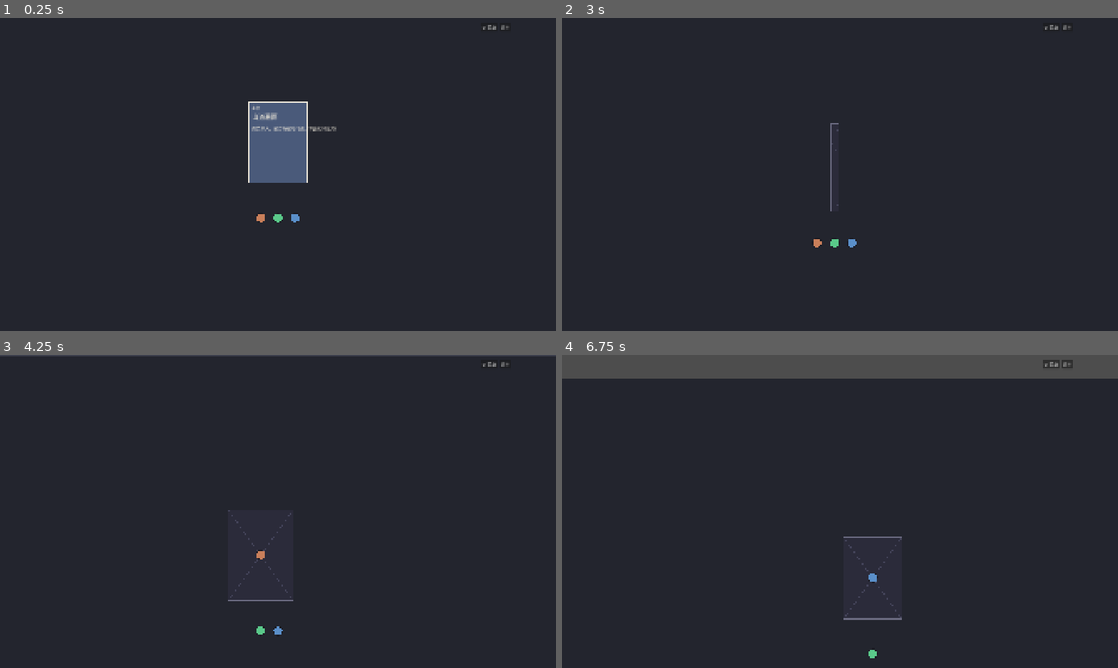
Above: before the commit, frames 1-4 (two rows, left to right).
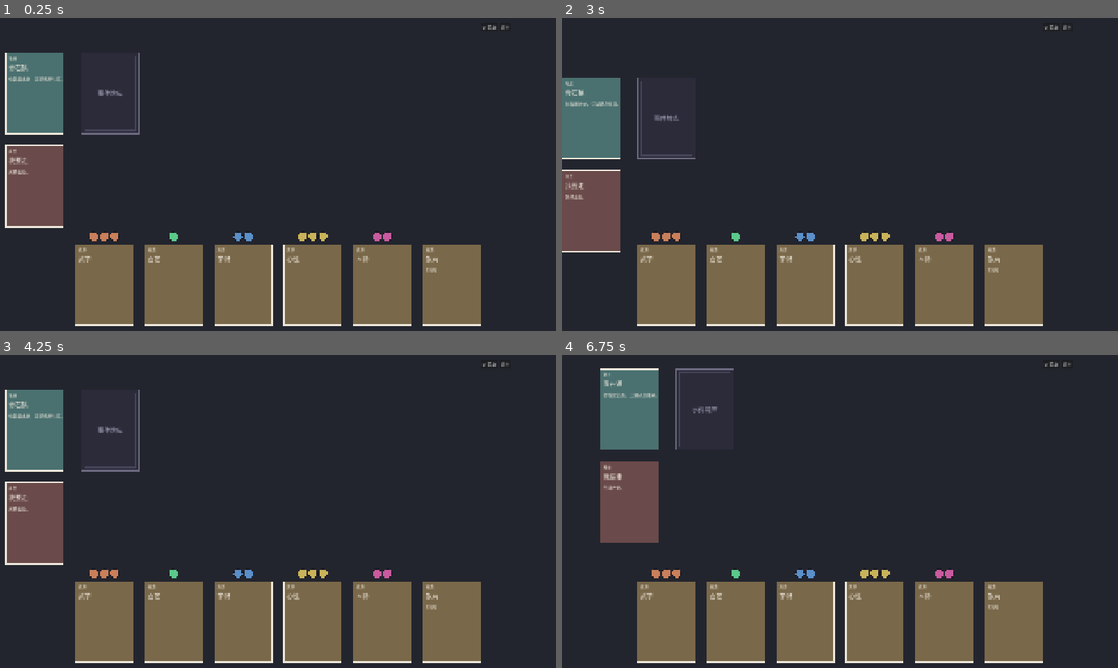
Above: after the commit, the same moments.

Repository: lwbiuchsjk/zhengdao-cards
Game: Godot game, scene res://card_table.tscn
Same seed, same stepped clock (60 frames per second), same inputs: the game is played once before the commit and once after it.
Inputs (mouse positions are in pixels of both pictures, inside the frame that each line leads up to):
- Up to frame 1 (0.25 s): no input
- Up to frame 2 (3 s): click "⚙ 菜单" at 0.5 s; click "⚙ 菜单" at 1.25 s; click "⚙ 菜单" at 2 s; tap Enter at 2.75 s; drag from (840, 143) to (823, 218) at 2.77 s
- Up to frame 3 (4.25 s): tap Space at 3.5 s; drag from (244, 630) to (261, 555) at 3.52 s
- Up to frame 4 (6.75 s): tap Enter at 4.25, 5.75 s; move the mouse to (823, 630) at 4.27 s; click (823, 630) at 4.42 s; tap Space at 5, 6.5 s; drag from (840, 630) to (823, 555) at 5.02 s; move the mouse to (1006, 558) at 5.77 s; click (1006, 558) at 5.92 s; drag from (673, 464) to (823, 630) at 6.52 s

The runs differ from the first frame. In frame 1, 26% of the frame differs, in the area x 0-87%, y 11-99%; in frame 2, 23%; in frame 3, 23%; in frame 4, 30%, in the area x 0-100%, y 0-99%.

Commit message:
feat: Line A 前端骨架 S2 — 锚点簇 + 因果链动态槽位 + 手牌区 + 牌背标注
- 锚点簇(地点/事件牌库/我要走) + 下区手牌(6 资源卡 + 棋子标记, CanvasLayer 代码定位)
- 因果链动态槽位: 抽牌→事件牌背→翻开+展开≤3选项平铺→选项→结果占位; 抽新牌清空旧链(B③#5 纯代码偏移)
- 牌背中心标注(事件牌库/事件/结果)消除多卡背混淆
- 修复审查 P1(翻牌 tween 期间重复点击重复展开选项 → 同步 _options_shown 守卫)

Co-Authored-By: Claude Opus 4.7 <noreply@anthropic.com>

Diff:
--- a/scripts/ui/card.gd
+++ b/scripts/ui/card.gd
@@ -38,6 +38,7 @@
 @export var title_text: String = ""
 @export var body_text: String = ""
 @export var start_face_up: bool = true
+@export var back_label: String = ""  # 牌背中心标注(空则用类型名); 区分多种卡背(事件牌库/事件/结果)
 
 var _state: State = State.FACE_UP
 var _face_up: bool = true
@@ -48,6 +49,7 @@
 var _title_label: Label
 var _body_label: Label
 var _type_label: Label
+var _back_label: Label  # 牌背中心标注(仅牌背时显示)
 
 # 跨卡共享的 CJK 字体(默认字体不含中文字形, 用系统字体兜底; Windows 上命中雅黑)
 static var _cjk_font: SystemFont
@@ -82,6 +84,18 @@
 	_body_label.autowrap_mode = TextServer.AUTOWRAP_WORD_SMART
 	_body_label.size = Vector2(SIZE.x - 20, SIZE.y - 90)
 	add_child(_body_label)
+	# 牌背中心标注: 居中, 仅牌背时显示; 空则回退到类型名
+	var back_text: String = back_label if not back_label.is_empty() else String(TYPE_LABELS[card_type])
+	_back_label = Label.new()
+	_back_label.text = back_text
+	_back_label.position = top_left
+	_back_label.size = SIZE
+	_back_label.horizontal_alignment = HORIZONTAL_ALIGNMENT_CENTER
+	_back_label.vertical_alignment = VERTICAL_ALIGNMENT_CENTER
+	_back_label.add_theme_font_override("font", get_cjk_font())
+	_back_label.add_theme_font_size_override("font_size", 22)
+	_back_label.add_theme_color_override("font_color", Color("9a9ab0"))
+	add_child(_back_label)
 	# 拾取区(Area2D, 居中覆盖整卡)
 	var area := Area2D.new()
 	area.input_pickable = true
@@ -116,9 +130,9 @@
 	else:
 		draw_rect(rect, Color("2b2b3a"), true)
 		draw_rect(rect, Color("6a6a80"), false, 2.0)
-		# 牌背对角斜纹(占位仪式感)
-		draw_line(-SIZE * 0.5, SIZE * 0.5, Color("44445a"), 2.0)
-		draw_line(Vector2(SIZE.x * 0.5, -SIZE.y * 0.5), Vector2(-SIZE.x * 0.5, SIZE.y * 0.5), Color("44445a"), 2.0)
+		# 内框装饰(留出中心给背面标注, 避免遮挡)
+		var inset := Rect2(rect.position + Vector2(12, 12), rect.size - Vector2(24, 24))
+		draw_rect(inset, Color("44445a"), false, 1.5)
 
 # ---------- 翻牌(§3 揭示用, S1 先实现基础翻转) ----------
 
@@ -149,11 +163,16 @@
 func toggle_flip() -> void:
 	flip_to(not _face_up)
 
+## 当前是否牌面朝上(链流程判定用)
+func is_face_up() -> bool:
+	return _face_up
+
 ## 按当前 _face_up 刷新卡面绘制 + 文字显隐
 func _refresh_face() -> void:
 	_type_label.visible = _face_up
 	_title_label.visible = _face_up
 	_body_label.visible = _face_up
+	_back_label.visible = not _face_up
 	queue_redraw()
 
 # ---------- hover / click ----------
--- a/scripts/ui/card_table.gd
+++ b/scripts/ui/card_table.gd
@@ -24,6 +24,14 @@
 
 var _panning: bool = false
 
+# ---- 因果链(§2.3)状态 ----
+const CHAIN_DX := 270.0   # 链阶段横向间距(事件 → 选项 → 结果)
+const OPT_DY := 290.0     # 选项纵向间距(≤3 平铺)
+var _chain_nodes: Array[Node] = []   # 当前链上的卡, 用于清空
+var _chain_origin: Vector2 = Vector2.ZERO
+var _options_shown: bool = false     # 选项已展开守卫(同步置位, 防翻牌 tween 期间重复点击)
+var _result_shown: bool = false
+
 func _ready() -> void:
 	# 启用 2D 物理拾取 → 卡牌 / 标记 的 Area2D hover/click 生效
 	get_viewport().physics_object_picking = true
@@ -31,7 +39,8 @@
 	_build_camera()
 	_build_layers()
 	_build_system_buttons()
-	_build_s1_sample()
+	_build_anchor_cluster()
+	_build_hand_zone()
 
 ## 牌桌底纹(世界空间, 随镜头平移); mouse_filter=IGNORE → 空白拖拽落到 _unhandled_input
 func _build_table() -> void:
@@ -98,23 +107,105 @@
 	quit_btn.pressed.connect(func() -> void: get_tree().quit())
 	hbox.add_child(quit_btn)
 
-## S1 验证样例: 一张事件卡(点击翻牌) + 三个标记(拖拽验优先级)
-func _build_s1_sample() -> void:
-	var center: Vector2 = TABLE_SIZE * 0.5
-	var card := CardScn.new()
-	card.card_type = CardScn.CardType.EVENT
-	card.title_text = "山道遇雨"
-	card.body_text = "雨势渐大，前方有破庙可避。你会如何应对？"
-	card.position = center + Vector2(0, -110)
-	_upper_zone.add_child(card)
-	card.clicked.connect(func(c: CardScn) -> void: c.toggle_flip())
-	# 三个实体标记, 拖拽验 B③#1(拖标记时镜头不动)
-	var types: Array[String] = ["physique", "craft", "insight"]
-	for i in types.size():
-		var m := MarkerScn.new()
-		m.res_type = types[i]
-		m.position = center + Vector2(-60 + i * 60, 150)
-		_upper_zone.add_child(m)
+## 创建一张卡(仅配置, 不入树; 调用方设 position/start_face_up 后 add_child)
+func _make_card(type: int, title: String, body: String) -> CardScn:
+	var c := CardScn.new()
+	c.card_type = type
+	c.title_text = title
+	c.body_text = body
+	return c
+
+## 地点锚点簇(§2.3, 持久, 上区左端): 地点卡 + 事件牌库 + 我要走
+func _build_anchor_cluster() -> void:
+	var loc := _make_card(CardScn.CardType.LOCATION, "青石镇", "你暂居此处，江湖讯息往来。")
+	loc.position = Vector2(440, 520)
+	_upper_zone.add_child(loc)
+	var deck := _make_card(CardScn.CardType.DECK, "事件牌库", "")
+	deck.start_face_up = false  # 牌背堆
+	deck.back_label = "事件牌库"  # 背面标注, 与抽出的"事件"牌背区分
+	deck.position = Vector2(700, 520)
+	_upper_zone.add_child(deck)
+	deck.clicked.connect(func(_c: CardScn) -> void: _start_chain())  # 点击抽牌起链
+	var leave := _make_card(CardScn.CardType.LEAVE, "我要走", "另择去处。")
+	leave.position = Vector2(440, 840)
+	_upper_zone.add_child(leave)
+
+## 下区手牌资源(§2.4): 资源卡 + 标记, 常驻 CanvasLayer(不随镜头, 决策①)
+func _build_hand_zone() -> void:
+	var titles: Array[String] = ["武学", "百艺", "学识", "心性", "人际", "银两"]
+	var res_types: Array[String] = ["physique", "craft", "insight", "xinxing", "social", "gold"]
+	var counts: Array[int] = [3, 1, 2, 3, 2, 0]    # 棋子数; 银两 = 0 走数字(占位文字)
+	var bodies: Array[String] = ["", "", "", "", "", "35 两"]
+	var n: int = titles.size()
+	var spacing := 240.0
+	var start_x := 960.0 - (n - 1) * spacing * 0.5
+	var y := 920.0
+	for i in n:
+		var card := _make_card(CardScn.CardType.RESOURCE, titles[i], bodies[i])
+		card.position = Vector2(start_x + i * spacing, y)
+		_lower_layer.add_child(card)
+		# 标记(棋子型)悬于卡上方, §1.2 离散容量呈现
+		var cnt: int = counts[i]
+		for j in cnt:
+			var m := MarkerScn.new()
+			m.res_type = res_types[i]
+			m.position = card.position + Vector2((j - (cnt - 1) / 2.0) * 36.0, -CardScn.SIZE.y * 0.5 - 26.0)
+			_lower_layer.add_child(m)
+
+# ---------- 因果链动态槽位(§2.3, 验 B③#5) ----------
+
+## 抽牌起新链: 清空旧链 → 生成事件卡(牌背, 点击翻开 + 展开选项)
+func _start_chain() -> void:
+	_clear_chain()
+	_chain_origin = Vector2(1010, 620)
+	var ev := _make_card(CardScn.CardType.EVENT, "山道遇雨", "雨势渐大，前方有破庙可避。你会如何应对？")
+	ev.start_face_up = false
+	ev.position = _chain_origin
+	_upper_zone.add_child(ev)
+	_chain_nodes.append(ev)
+	ev.clicked.connect(func(c: CardScn) -> void: _on_event_clicked(c))
+
+## 事件卡点击: 首次翻开并展开选项(同步守卫, 防翻牌 tween 期间重复点击重复展开)
+func _on_event_clicked(ev: CardScn) -> void:
+	if _options_shown:
+		return
+	_options_shown = true
+	ev.flip_to(true)
+	_expand_options()
+
+## 展开选项(≤3 平铺, 纯代码偏移定位 → 槽位均匀、无重叠)
+func _expand_options() -> void:
+	var titles: Array[String] = ["冒雨赶路", "破庙暂避", "寻人引路"]
+	var bodies: Array[String] = ["直接型 · 必有数值成长", "鉴定型 · 体魄 / 心性", "鉴定型 · 人际"]
+	var n: int = titles.size()
+	var col_x := _chain_origin.x + CHAIN_DX
+	for i in n:
+		var opt := _make_card(CardScn.CardType.OPTION, titles[i], bodies[i])
+		opt.position = Vector2(col_x, _chain_origin.y + (i - (n - 1) / 2.0) * OPT_DY)
+		_upper_zone.add_child(opt)
+		_chain_nodes.append(opt)
+		opt.clicked.connect(func(_c: CardScn) -> void: _expand_result())
+
+## 展开结果(占位; S3 接管聚焦 / 投入 / 揭示循环)
+func _expand_result() -> void:
+	if _result_shown:
+		return
+	_result_shown = true
+	var res := _make_card(CardScn.CardType.RESULT, "结果", "（S3 揭示循环接管：档位 + 标记领取）")
+	res.start_face_up = false
+	res.position = Vector2(_chain_origin.x + CHAIN_DX * 2.0, _chain_origin.y)
+	_upper_zone.add_child(res)
+	_chain_nodes.append(res)
+	res.clicked.connect(func(c: CardScn) -> void: c.flip_to(true))
+
+## 清空当前因果链(抽新牌 / 离开时; 锚点簇与手牌不动)
+func _clear_chain() -> void:
+	for node in _chain_nodes:
+		if is_instance_valid(node):
+			node.queue_free()
+	_chain_nodes.clear()
+	_options_shown = false
+	_result_shown = false
 
 ## 牌桌平移(B③#1): 仅空白处的左键拖拽到达此处(卡/标记已消费各自事件)
 ##
